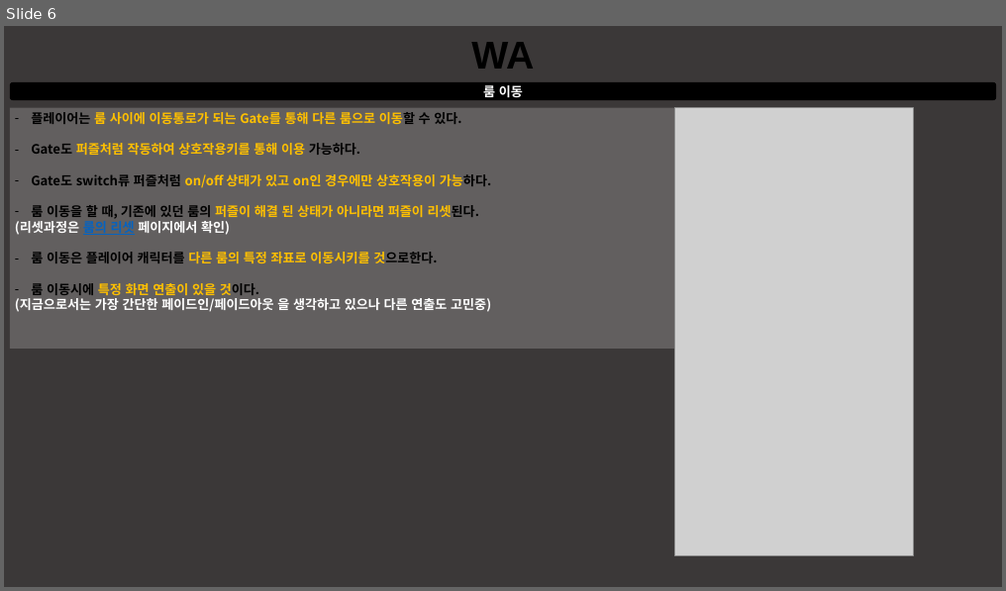
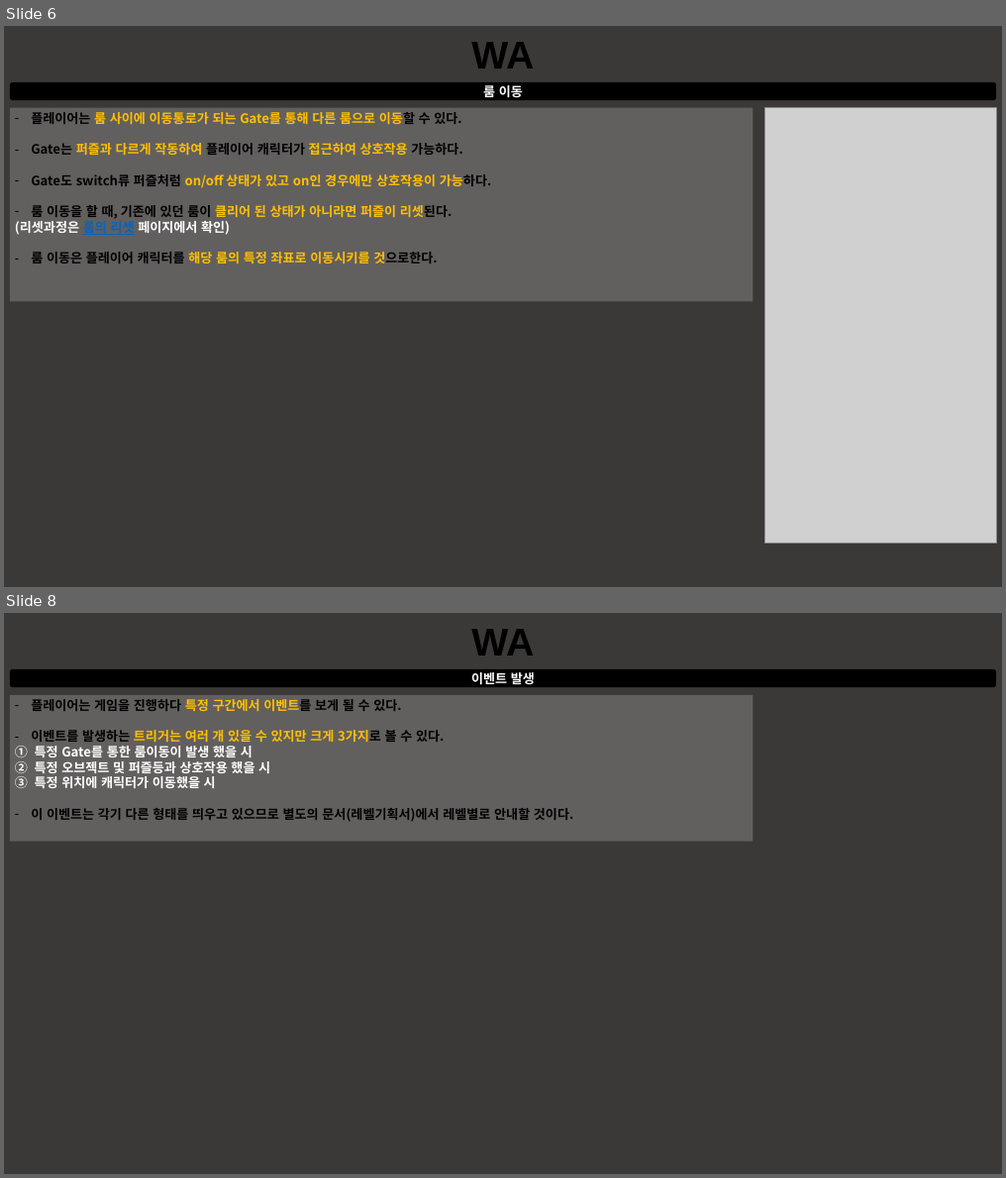
Before and after one commit to taeseongeom/WA, a slide deck: 기획서/신버전/룸 &레벨 관리 시스템.pptx. Shown one above the other, each under a label of ours: slide 6 before the commit, slides 6 and 8 after it; the slides between them are not shown. The pictures are 1006x591 and 1006x1178 pixels, drawn with LibreOffice and Linux fonts; fonts in the diff are those of the drawing; grey boxes stand for pictures. Boxes give left, top, right and bottom in pixels: in the first picture for what was removed or moved away, otherwise in the second. Text is boxed around its words. In the diff, an @@ line names an element or a change of style, - is before the commit and + after.

Commit message:
5.22 기획서 작업

```diff
--- a/기획서/신버전/룸 &레벨 관리 시스템.pptx
+++ b/기획서/신버전/룸 &레벨 관리 시스템.pptx
@@ slide 8 added at <box>4,613,1002,1174</box>, background #3B3838 @@
@@ text added at <box>471,629,534,656</box>, 54 pt, text #000000, bold @@
+WA
@@ rounded rectangle added at <box>10,669,996,687</box>, fill #000000, 18 pt, text #FFFFFF, bold @@
+이벤트 발생
@@ rectangle added at <box>10,695,752,842</box>, fill #FFFFFF at 20% opacity, 18 pt, text #000000, bold @@
+– 플레이어는 게임을 진행하다 특정 구간에서 이벤트를 보게 될 수 있다.
+– 이벤트를 발생하는 트리거는 여러 개 있을 수 있지만 크게 3가지로 볼 수 있다.
+1. 특정 Gate를 통한 룸이동이 발생 했을 시
+2. 특정 오브젝트 및 퍼즐등과 상호작용 했을 시
+3. 특정 위치에 캐릭터가 이동했을 시
+– 이 이벤트는 각기 다른 형태를 띄우고 있으므로 별도의 문서(레벨기획서)에서 레벨별로 안내할 것이다.
@@ slide 6 changed as well @@
@@ rectangle "플레이어는 룸 사이에 이동통로가 되는 ...": place and size @@
-rectangle "플레이어는 룸 사이에 이동통로가 되는 ..." at <box>10,108,799,349</box>
+rectangle "플레이어는 룸 사이에 이동통로가 되는 ..." at <box>10,108,752,301</box>
@@ picture removed at <box>675,108,914,556</box> @@
@@ picture added at <box>764,108,996,544</box> @@
@@ text in rectangle at <box>31,143,462,155</box>: text changed; text colour #FFC000 to #000000 @@
-– Gate도 퍼즐처럼 작동하여 상호작용키를 통해 이용 가능하다.
+– Gate는 퍼즐과 다르게 작동하여 플레이어 캐릭터가 접근하여 상호작용 가능하다.
@@ text in rectangle at <box>31,205,451,218</box>: text changed; text colour #FFC000 to #000000 @@
-– 룸 이동을 할 때, 기존에 있던 룸의 퍼즐이 해결 된 상태가 아니라면 퍼즐이 리셋된다.
+– 룸 이동을 할 때, 기존에 있던 룸이 클리어 된 상태가 아니라면 퍼즐이 리셋된다.
@@ text in rectangle at <box>31,252,437,264</box>: text changed; text colour #FFFFFF to #000000 @@
-– 룸 이동은 플레이어 캐릭터를 다른 룸의 특정 좌표로 이동시키를 것으로한다.
-– 룸 이동시에 특정 화면 연출이 있을 것이다.
-(지금으로서는 가장 간단한 페이드인/페이드아웃 을 생각하고 있으나 다른 연출도 고민중)
+– 룸 이동은 플레이어 캐릭터를 해당 룸의 특정 좌표로 이동시키를 것으로한다.
```
Also in this commit, not shown: 5 other slides changed, 1 other slide added, 4 other files.
